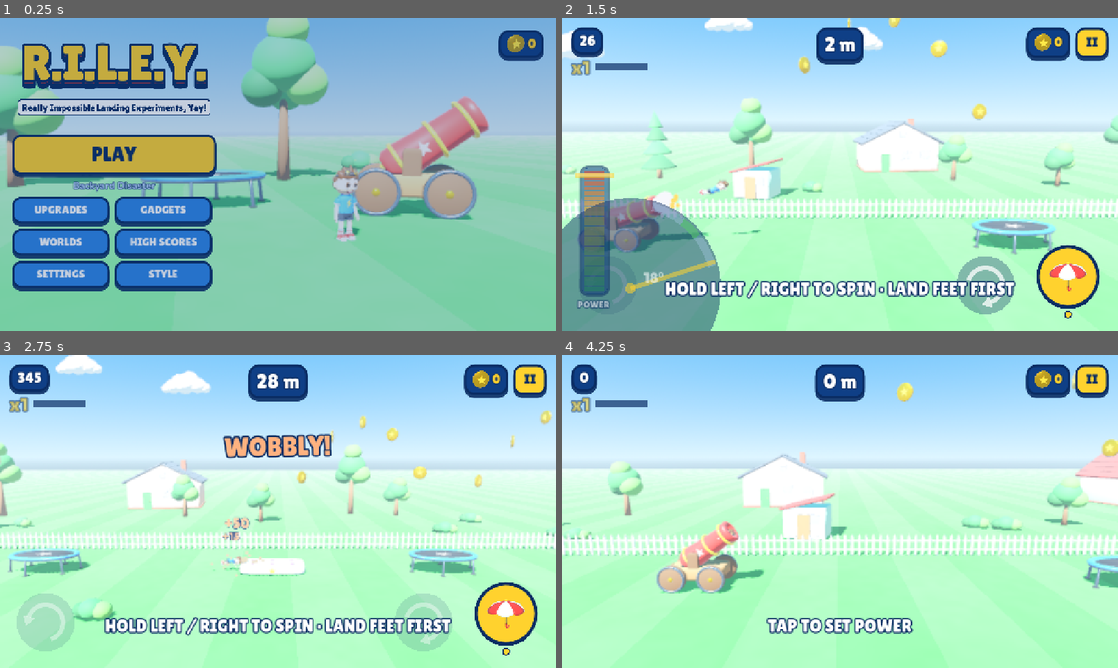
Above: before the commit, frames 1-4 (two rows, left to right).
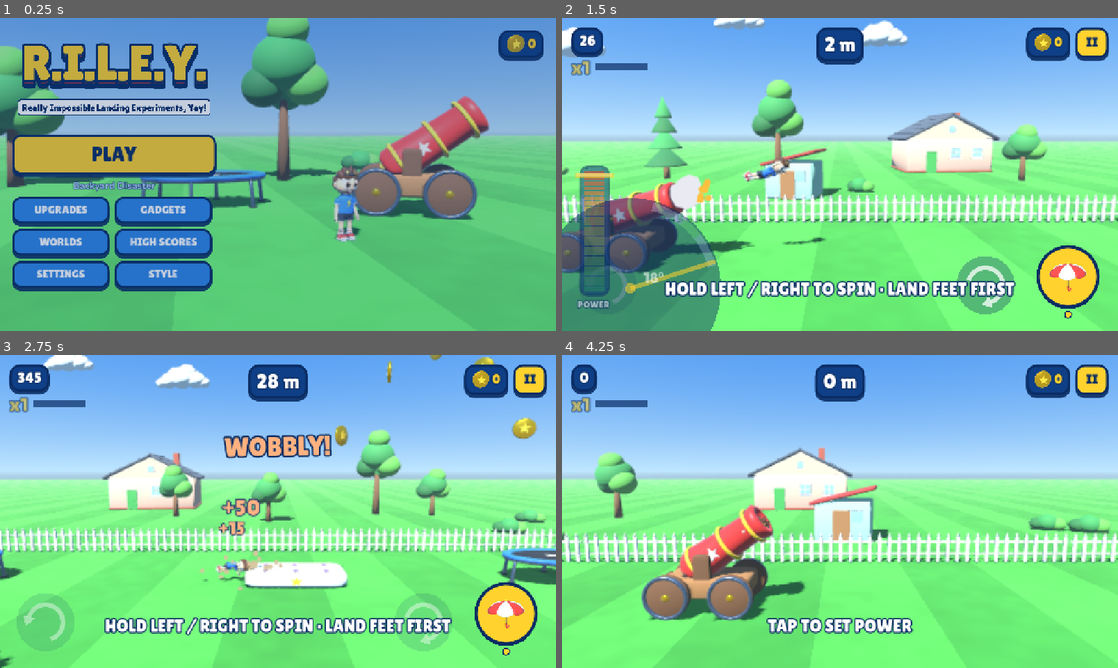
Above: after the commit, the same moments.

Repository: jaymathu/riley-game
Game: Godot game, scene res://scenes/main.tscn
Same seed, same stepped clock (60 frames per second), same inputs: the game is played once before the commit and once after it.
Inputs (mouse positions are in pixels of both pictures, inside the frame that each line leads up to):
- Up to frame 1 (0.25 s): no input
- Up to frame 2 (1.5 s): click "PLAY" at 0.5 s; tap Enter at 1.25, 1.35 s; move the mouse to (962, 158) at 1.27 s; hold D from 1.28 s (still down); click (962, 158) at 1.42 s
- Up to frame 3 (2.75 s): tap Space at 1.52 s; release D at 2 s; drag from (166, 527) to (250, 574) at 2.02 s
- Up to frame 4 (4.25 s): move the mouse to (895, 442) at 2.77 s; hold D 2.78-3.5 s; tap P at 2.85 s; click "RESTART" at 3.5 s

The runs differ from the first frame. In frame 1, 78% of the frame differs, in the area x 0-100%, y 0-100%; in frame 2, 87%; in frame 3, 87%; in frame 4, 92%.

Commit message:
Closer camera, softer lighting, ground/decor tweaks, smarter smoke bot
Co-Authored-By: Claude Opus 5.5 <noreply@anthropic.com>
Claude-Session: https://claude.ai/code/session_013F8QTYgkiyDjF7yMP9pGVX

Diff:
--- a/scripts/game/camera_rig.gd
+++ b/scripts/game/camera_rig.gd
@@ -25,9 +25,9 @@
 	if target == null:
 		return
 	var p := _target_pos()
-	fx = p.x + 6.0
-	fy = maxf(p.y + 1.5, 3.0)
-	dist = 15.0
+	fx = p.x + 2.5
+	fy = maxf(p.y + 0.5, 2.2)
+	dist = 9.0
 	_apply(0.0)
 
 
@@ -59,20 +59,20 @@
 	var v := _target_vel()
 	var speed := v.length()
 	var alt := maxf(p.y, 0.0)
-	var want_dist := clampf(12.5 + speed * 0.3 + alt * 0.42, 12.5, 46.0)
-	var want_look := clampf(v.x * 0.42, -3.0, 13.0)
+	var want_dist := clampf(8.5 + speed * 0.16 + alt * 0.3, 8.5, 30.0)
+	var want_look := clampf(v.x * 0.25, -2.0, 7.0)
 	var want_fx := p.x + want_look
-	var want_fy := maxf(p.y * 0.62 + 2.4, 3.2)
+	var want_fy := maxf(p.y * 0.8 + 1.0, 2.4)
 	if mode == "launch":
-		want_dist = 13.5
-		want_fx = p.x + 5.0
-		want_fy = maxf(p.y + 1.0, 3.2)
+		want_dist = 9.0
+		want_fx = p.x + 2.5
+		want_fy = maxf(p.y + 0.5, 2.2)
 	elif focus_hint != Vector3.ZERO and v.y < 2.0:
 		# pull the frame toward the next landing spot so it is visible before arriving
 		var gap := focus_hint.x - p.x
 		if gap > 0.0 and gap < 40.0:
-			want_fx = lerpf(want_fx, (p.x + focus_hint.x) * 0.5, 0.45)
-			want_dist = maxf(want_dist, gap * 0.55 + 10.0)
+			want_fx = lerpf(want_fx, (p.x + focus_hint.x) * 0.5, 0.35)
+			want_dist = maxf(want_dist, minf(gap * 0.42 + 7.0, 22.0))
 	dist = lerpf(dist, want_dist, 1.0 - exp(-1.6 * dt))
 	look = lerpf(look, want_look, 1.0 - exp(-2.0 * dt))
 	fx = lerpf(fx, want_fx, 1.0 - exp(-5.0 * dt))
@@ -87,6 +87,6 @@
 	var shake := trauma * trauma
 	var sx := (sin(_t * 47.0) + sin(_t * 31.0 + 1.3)) * 0.5 * shake * 0.9
 	var sy := (sin(_t * 53.0 + 0.7) + sin(_t * 29.0)) * 0.5 * shake * 0.9
-	var eye := Vector3(fx + sx, fy + d * 0.16 + sy, d)
+	var eye := Vector3(fx + sx, fy + d * 0.12 + sy, d)
 	global_position = eye
 	look_at(Vector3(fx + sx * 0.5, fy + sy * 0.5, 0.0), Vector3.UP)
--- a/scripts/game/game.gd
+++ b/scripts/game/game.gd
@@ -249,9 +249,14 @@
 
 func _flight(dt: float) -> void:
 	if auto_play:
+		# a simple "decent player": flip on the way up, level out on the way down
 		_auto_t += dt
-		riley.rot_input = sin(_auto_t * 1.7) * 0.6
-		if int(_auto_t * 10) % 37 == 0:
+		var vv := riley.linear_velocity
+		if vv.y > 7.0 and fmod(_auto_t, 6.0) < 3.0:
+			riley.rot_input = 1.0
+		else:
+			riley.rot_input = clampf(-(riley.body_angle() * 2.5 + riley.angular_velocity.z * 0.55), -1.0, 1.0)
+		if vv.y < -6.0 and fmod(_auto_t, 5.0) < dt * 1.5:
 			use_gadget()
 	else:
 		riley.rot_input = _rotation_input()
--- a/scripts/game/level_gen.gd
+++ b/scripts/game/level_gen.gd
@@ -317,7 +317,7 @@
 		2:
 			if r.randf() < 0.55:
 				_deco("tent", x0 + r.randf_range(0, span), r.randf_range(-20.0, -13.0), r.randf_range(0.9, 1.3))
-			if int(x0) % 144 < 24:
+			if int(x0) % 312 < 24:
 				_deco("ferris_wheel", x0 + 12.0, -42.0, 1.4, 0, 0.0, false)
 			elif r.randf() < 0.45:
 				_deco("coaster", x0 + 12.0, -28.0, 1.0, 0, 0.0, false)
@@ -329,9 +329,9 @@
 				_deco("moon_rock", x0 + r.randf_range(0, span), r.randf_range(-24.0, -5.0), r.randf_range(0.6, 2.2), 0, r.randf() * TAU)
 			if r.randf() < 0.15:
 				_deco("flag", x0 + r.randf_range(0, span), r.randf_range(-9.0, -6.0))
-			if int(x0) % 240 < 24:
-				_deco("planet", x0 + 40.0, -160.0, 4.0, r.randf_range(35.0, 60.0), 0.0, false)
-			elif int(x0) % 240 >= 120 and int(x0) % 240 < 144:
+			if int(x0) % 960 < 24:
+				_deco("planet", x0 + 60.0, -170.0, r.randf_range(3.0, 5.0), r.randf_range(30.0, 55.0), r.randf() * TAU, false)
+			elif int(x0) % 960 >= 480 and int(x0) % 960 < 504:
 				_deco("space_station", x0 + 20.0, -110.0, 1.5, r.randf_range(25.0, 40.0), 0.3, false)
 	if world != 3 and r.randf() < 0.55:
 		_deco("cloud", x0 + r.randf_range(0, span), r.randf_range(-70.0, -45.0), r.randf_range(1.5, 3.0), r.randf_range(18.0, 34.0), 0.0, false)
--- a/scripts/game/world_env.gd
+++ b/scripts/game/world_env.gd
@@ -38,8 +38,11 @@
 		float path = step(abs(wpos.z), 3.0);
 		col = mix(col, c3, path * 0.85);
 	} else {
-		float crater = smoothstep(0.62, 0.7, noise(wpos.xz * 0.18)) - smoothstep(0.7, 0.78, noise(wpos.xz * 0.18));
-		col = mix(c1, c2, noise(wpos.xz * 0.4)) * (0.9 + n * 1.5) - crater * 0.12;
+		float cn = noise(wpos.xz * 0.16);
+		float crater = smoothstep(0.66, 0.72, cn);
+		float rim = smoothstep(0.6, 0.66, cn) - crater;
+		col = mix(c1, c2, noise(wpos.xz * 0.4)) * (0.9 + n * 1.5);
+		col = col * (1.0 - crater * 0.22) + rim * 0.06;
 	}
 	ALBEDO = col;
 	ROUGHNESS = 0.95;
@@ -92,13 +95,14 @@
 		sky.sky_material = ps
 	env.background_mode = Environment.BG_SKY
 	env.sky = sky
-	env.ambient_light_source = Environment.AMBIENT_SOURCE_SKY
-	env.ambient_light_energy = 0.9 if world != 3 else 0.6
-	env.tonemap_mode = Environment.TONE_MAPPER_FILMIC
-	env.tonemap_exposure = 1.05
+	env.ambient_light_source = Environment.AMBIENT_SOURCE_COLOR
+	env.ambient_light_color = Color(String(w["sky_horizon"])).lerp(Color(String(w["sky_top"])), 0.35)
+	env.ambient_light_energy = 0.42 if world != 3 else 0.5
+	env.tonemap_mode = Environment.TONE_MAPPER_LINEAR
+	env.tonemap_exposure = 1.0
 	env.fog_enabled = quality > 0
 	env.fog_light_color = Color(String(w["fog"]))
-	env.fog_density = 0.0035 if world != 3 else 0.002
+	env.fog_density = 0.0016 if world != 3 else 0.0008
 	env.fog_sky_affect = 0.0
 	env.glow_enabled = quality >= 2
 	env.glow_intensity = 0.4
@@ -107,7 +111,7 @@
 
 	sun = DirectionalLight3D.new()
 	sun.rotation_degrees = Vector3(-52, -28, 0)
-	sun.light_energy = 1.25 if world != 3 else 1.0
+	sun.light_energy = 0.95 if world != 3 else 0.9
 	sun.light_color = Color(1.0, 0.96, 0.9) if world != 3 else Color(0.85, 0.85, 1.0)
 	sun.shadow_enabled = quality >= 1
 	sun.directional_shadow_max_distance = 45.0 if quality == 1 else 70.0
@@ -127,7 +131,7 @@
 	var cols := [
 		[Color("#58B84A"), Color("#4CA642"), Color("#8C93A0"), Color("#FFFFFF")],
 		[Color("#5CBF55"), Color("#52B04C"), Color("#5C6270"), Color("#E9E2D6")],
-		[Color("#F7C6D9"), Color("#C9E7FF"), Color("#FFE59A"), Color("#FFFFFF")],
+		[Color("#EE8FB8"), Color("#8CCBF2"), Color("#FFD36B"), Color("#FFFFFF")],
 		[Color("#8E8AA6"), Color("#6E6A88"), Color("#55516E"), Color("#FFFFFF")],
 	]
 	var c: Array = cols[world]
